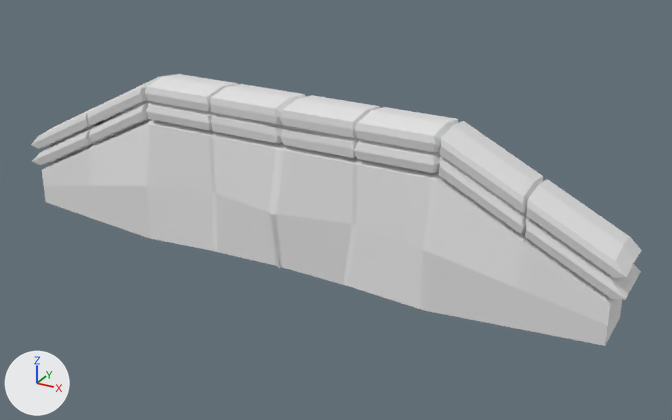
Before and after pictures for a commit that changed the FBX model Content/3D_Models/Wall/Wall.fbx.
Camera for both pictures: a 50 mm camera at (16.8, -27.3, 12.8) aimed at (1.5, 0.4, -1.0). The lights are fixed; the arrows at lower left show +X, +Y and +Z. Where no turn or scale is listed for an object, it has been applied to the vertices.

The scene before the commit, as lines of its bpy script (objects in view):
```python
mat_material = principled_material('Material')
mat_material.base_color = (0.8, 0.8, 0.8)  # white #e7e7e7
me_cube_001 = bpy.data.meshes.new('Cube.001')
me_cube_001.from_pydata(...)  # 569 vertices, 566 faces; spans x -12.4..12.4, y -1.6..1.7, z -3.1..3.1
me_cube_001.materials.append(mat_material)  # white #e7e7e7
ob_cube = bpy.data.objects.new('Cube', me_cube_001)
ob_cube.location = (0.0, 0.0, 0.0)
```
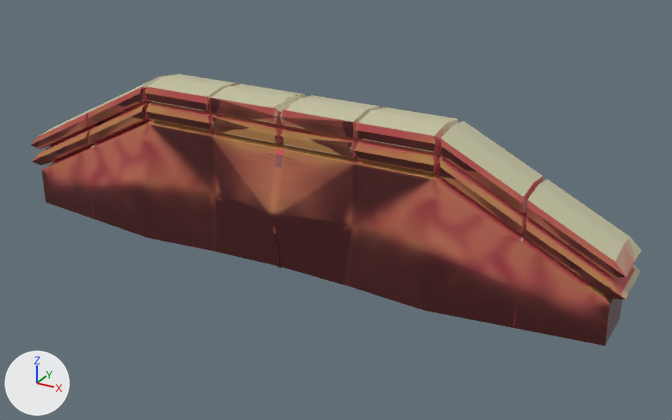
Edits to the bpy script that builds the scene:
```text
Add img_material_base_color_png:
    img_material_base_color_png = load_image('Material Base Color.png', 'Material Base Color.png', 1024, 1024, 'sRGB')
Change mat_material:
    remove mat_material.base_color = (0.8, 0.8, 0.8)  # white #e7e7e7
    add mat_material.texture = img_material_base_color_png  # with its transparency
Change me_cube_001:
    where me_cube_001.from_pydata(...)  # 569 vertices, 566 faces; spans x -12.4..12.4, y -1.6..1.7, z -3.1..3.1
    used by ob_cube; location = (0.0, 0.0, 0.0)
    me_cube_001 part 1: texture (UV) coordinates of 566 of 566 faces, centred in x -12.2..12.2, y -1.5..1.5, z -3.1..3.1, changed; they spanned u 0.0..0.88, v 0.0..1.0 and now span u 0.0..1.0, v 0.0..0.99
```

Changed parts and their boxes (x1, y1, x2, y2) in the pictures (672 x 420 px):
'Cube', surface changed (grey to brown): (31, 74, 642, 346) in both
